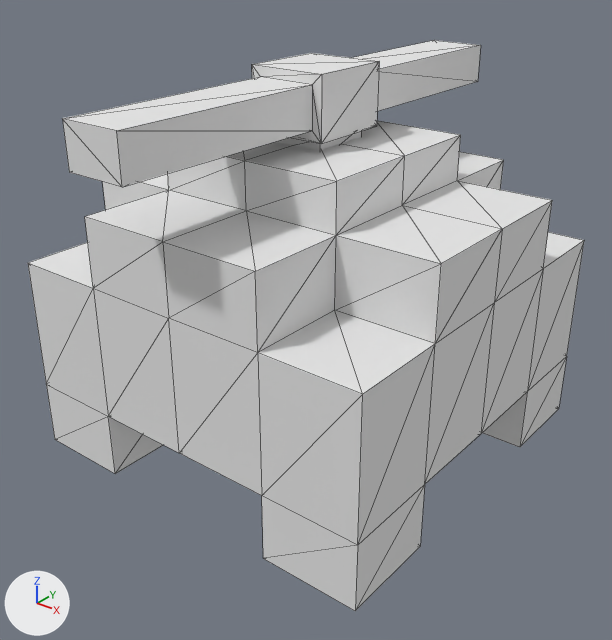
An edit to the glTF model mods/va_structures/models/va_mass_extractor_1.gltf, drawn before and after from the same camera.
The view is the same before and after, from a 50 mm camera at (15.45, -19.77, 11.16) aimed at (0.29, -0.82, -0.59). The axes (+X, +Y, +Z) are drawn at lower left. The lights are the same throughout. Mesh edges are drawn as thin lines. Vertices at the same position are counted once.

Script lines for the objects in view, before the commit:
```python
mat_material_0 = principled_material('Material_0')
mat_material_0.base_color = (0.8, 0.8, 0.8)  # white #e7e7e7
mat_material_0.roughness = 1.0
me_mesh_0 = bpy.data.meshes.new('Mesh_0')
me_mesh_0.from_pydata(...)  # 122 vertices, 234 faces; spans x -6.2..6.2, y -8.1..8.1, z -3.1..9.1
me_mesh_0.materials.append(mat_material_0)  # white #e7e7e7
ob_mesh_0 = bpy.data.objects.new('Mesh_0', me_mesh_0)
ob_mesh_0.location = (0.0, 0.0, -1.88)
```
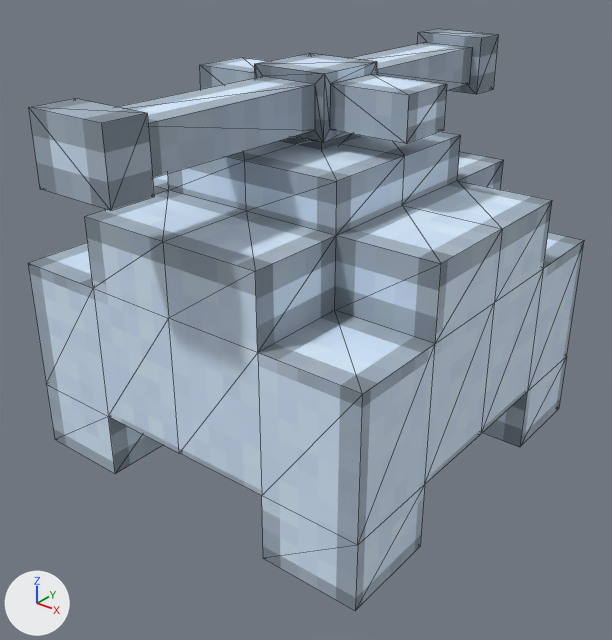
Commit message: add naval mass extractor

Where the change shows, as pixel boxes (x1, y1, x2, y2) in the pictures (612 x 640 px):
'Mesh_0', surface changed, reshaped
    before: (28, 40, 584, 611)
    after: (28, 29, 584, 611)
part 1 of me_mesh_0, added
    after: (29, 98, 154, 210)
part 2 of me_mesh_0, added
    after: (418, 29, 498, 94)
part 3 of me_mesh_0, rebuilt
    before: (62, 40, 481, 187)
    after: (119, 42, 472, 178)

Edits to the bpy script that builds the scene:
```text
Add img_va_vox_mass_extractor_1_png:
    img_va_vox_mass_extractor_1_png = load_image('va_vox_mass_extractor_1.png', '../textures/va_vox_mass_extractor_1.png', 64, 64, 'sRGB')
Change mat_material_0:
    remove # nodes: BsdfPrincipled, OutputMaterial
    nodes: BsdfPrincipled, Math x2, OutputMaterial, TexImage
    uses the picture img_va_vox_mass_extractor_1_png
Change me_mesh_0:
    used by ob_mesh_0; location = (0.0, 0.0, -1.88)
    remove me_mesh_0.from_pydata(...)  # 122 vertices, 234 faces; spans x -6.2..6.2, y -8.1..8.1, z -3.1..9.1
    add me_mesh_0.from_pydata(...)  # 154 vertices, 290 faces; spans x -6.2..6.2, y -8.8..8.8, z -3.1..9.1
    me_mesh_0 part 1: a new loose piece, a box spanning x -1.2..1.2, y -8.8..-7.5, z 7.2..9.1, in mat_material_0
    me_mesh_0 part 2: a new loose piece, a box spanning x -1.2..1.2, y 7.5..8.8, z 7.2..9.1, in mat_material_0
    me_mesh_0 part 3: the loose piece of 32 vertices spanning x -1.2..1.2, y -8.1..8.1, z 6.6..9.1 is rebuilt with 48 vertices and now spans x -3.8..3.8, y -7.5..7.5, z 6.6..9.1
```
